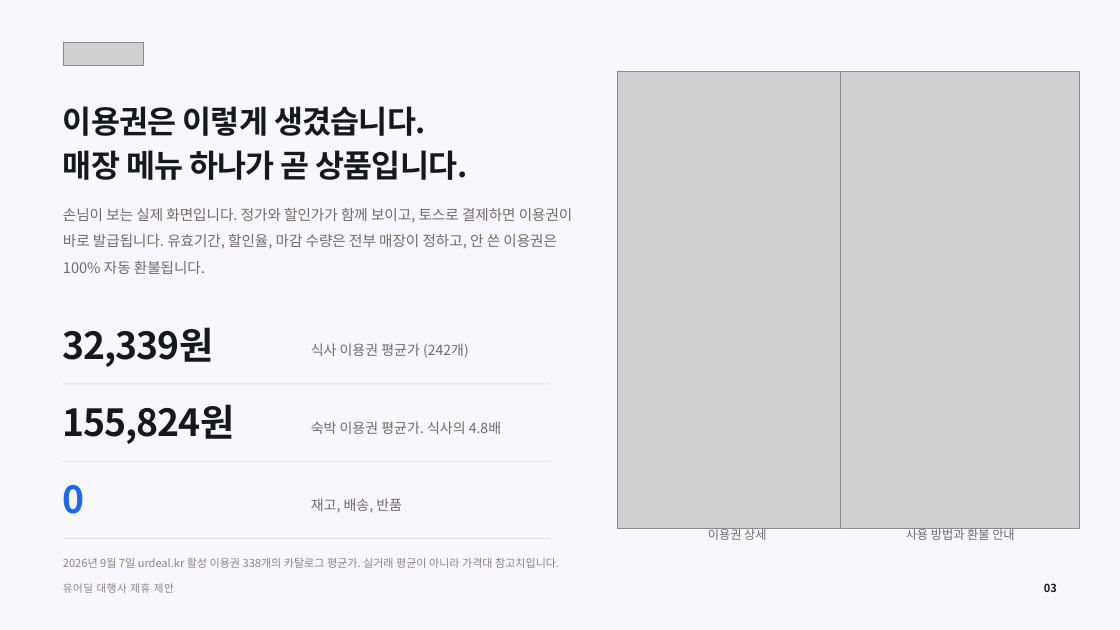
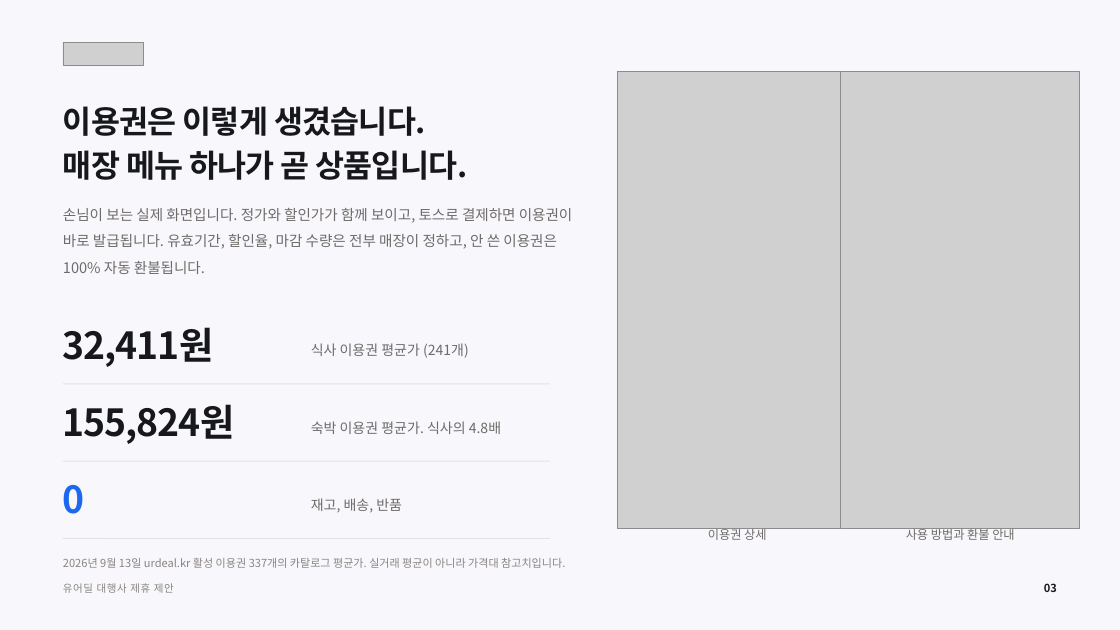
Before and after one commit to tobe2111/ur-live, a slide deck: slide 3 of docs/business/proposals/urdeal-agency-proposal.pptx. Drawn at 1120x630 pixels with LibreOffice and Linux fonts; fonts in the diff are those of the drawing; grey boxes stand for pictures. Boxes give left, top, right and bottom in pixels: in the first picture for what was removed or moved away, otherwise in the second. Text is boxed around its words. In the diff, an @@ line names an element or a change of style, - is before the commit and + after.

```diff
--- a/docs/business/proposals/urdeal-agency-proposal.pptx
+++ b/docs/business/proposals/urdeal-agency-proposal.pptx
@@ text at box(63, 327, 214, 367): text changed @@
-32,339원
+32,411원
@@ text at box(311, 343, 469, 358): text changed @@
-식사 이용권 평균가 (242개)
+식사 이용권 평균가 (241개)
@@ text at box(63, 558, 565, 568): text changed @@
-2026년 9월 7일 urdeal.kr 활성 이용권 338개의 카탈로그 평균가. 실거래 평균이 아니라 가격대 참고치입니다.
+2026년 9월 13일 urdeal.kr 활성 이용권 337개의 카탈로그 평균가. 실거래 평균이 아니라 가격대 참고치입니다.
```
Also in this commit, not shown: 6 other slides changed, 3 other files.
